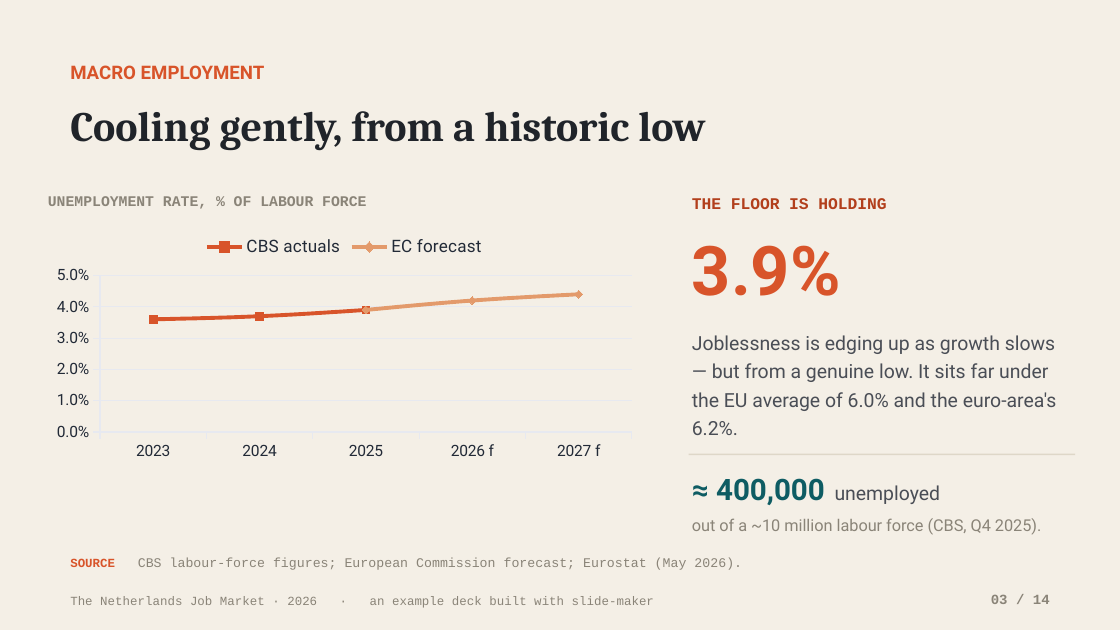
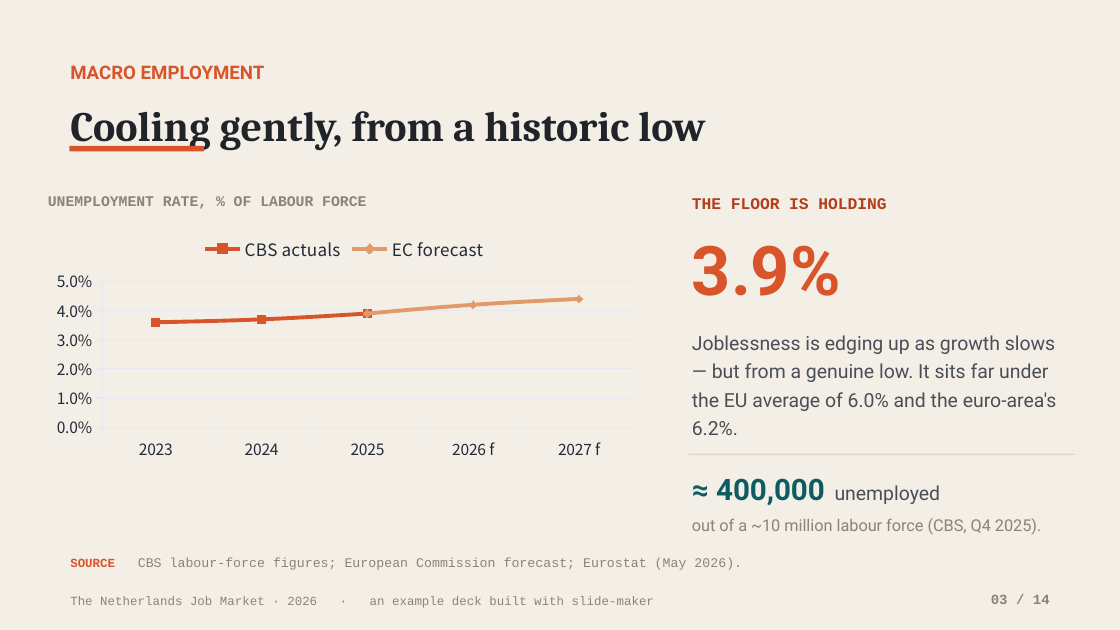
Before and after one commit to addsumtech/slides_maker-site, a slide deck: slide 3 of templates/decks/en/nl-job-market-2026/template.pptx. Drawn at 1120x630 pixels with LibreOffice and Linux fonts; fonts in the diff are those of the drawing. Boxes give left, top, right and bottom in pixels: in the first picture for what was removed or moved away, otherwise in the second. Text is boxed around its words. In the diff, an @@ line names an element or a change of style, - is before the commit and + after.

```diff
--- a/templates/decks/en/nl-job-market-2026/template.pptx
+++ b/templates/decks/en/nl-job-market-2026/template.pptx
@@ rectangle added at bbox=[69, 146, 204, 151], fill #D8542A @@
@@ line chart at bbox=[45, 224, 644, 465] @@
@@ legend changed @@
@@ category axis changed @@
@@ value axis changed @@
@@ lettering changed @@
```
Also in this commit, not shown: 12 other slides changed, 28 other files.
